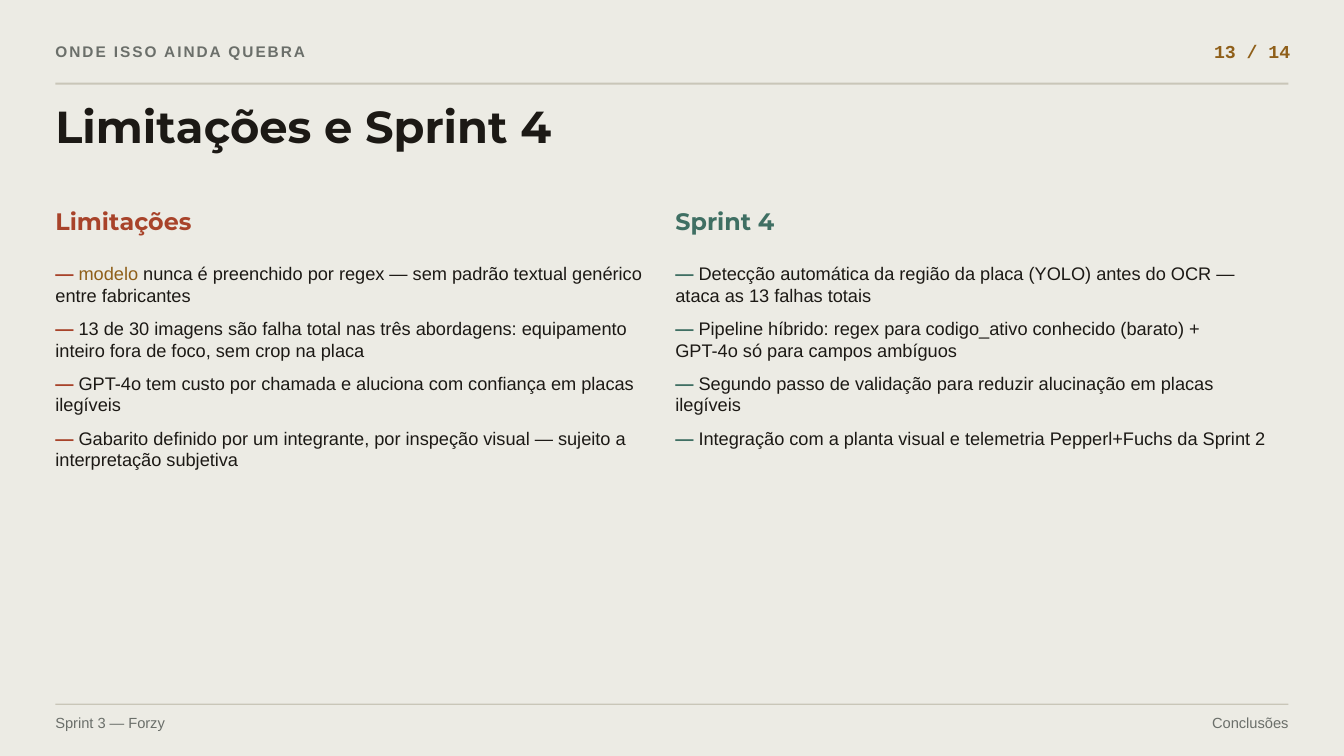
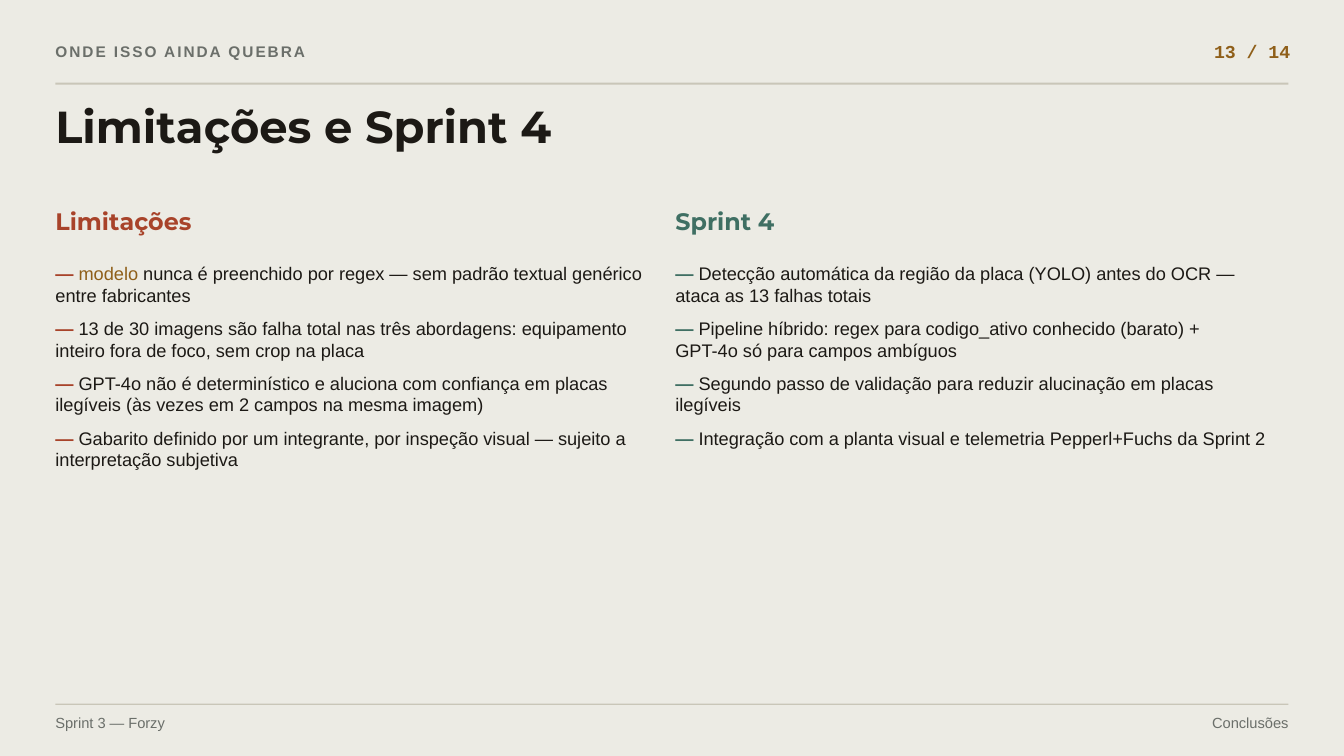
Before and after one commit to edgarLodula/sprint3-VC, a slide deck: slide 13 of apresentacao_sprint3.pptx. Drawn at 1344x756 pixels with LibreOffice and Linux fonts; fonts in the diff are those of the drawing. Boxes give left, top, right and bottom in pixels: in the first picture for what was removed or moved away, otherwise in the second. Text is boxed around its words. In the diff, an @@ line names an element or a change of style, - is before the commit and + after.

Commit message:
Notebook executado ponta a ponta + números atualizados em todos os materiais
Sprint3_Multiabordagem_Forzy.ipynb agora sobe com as 3 abordagens
executadas de verdade (resultados_brutos e acuracia_sprint3 gerados
pela própria execução, sem erros). O GPT-4o não é determinístico e a
acurácia dele variou ligeiramente entre execuções (85,3% -> 84,7%);
relatório técnico, README e slides foram atualizados para refletir
exatamente os números desta execução, incluindo os dois casos de
alucinação (placa_teste_25 e placa_teste_29, este último agora com
dois campos inventados na mesma imagem).

```diff
--- a/apresentacao_sprint3.pptx
+++ b/apresentacao_sprint3.pptx
@@ text at [55, 376, 608, 415]: text changed @@
-— GPT-4o tem custo por chamada e aluciona com confiança em placas ilegíveis
+— GPT-4o não é determinístico e aluciona com confiança em placas ilegíveis (às vezes em 2 campos na mesma imagem)
```
Also in this commit, not shown: 3 other slides changed, 6 other files.
